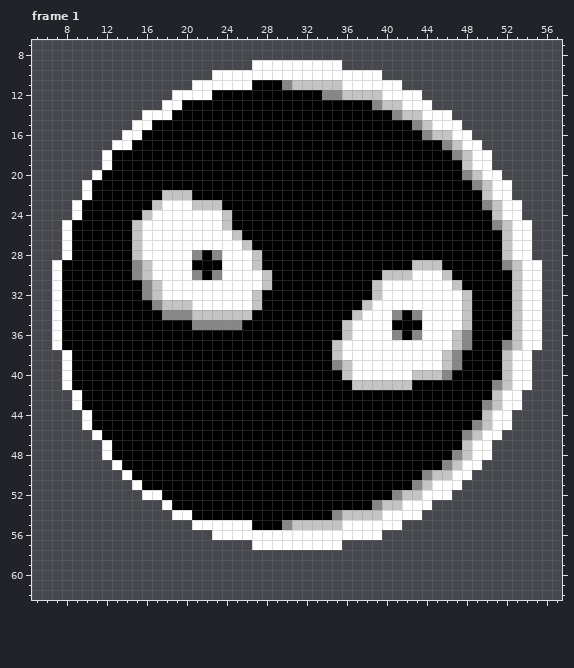
Two versions of one pixel-art file, Assets/Sprites/Enemy Popper/Enemy Popper.aseprite. Above: the version before the commit.
64x64 pixels, 3 frames. Shown: frame 1: x 5..57, y 7..62.
After the commit:
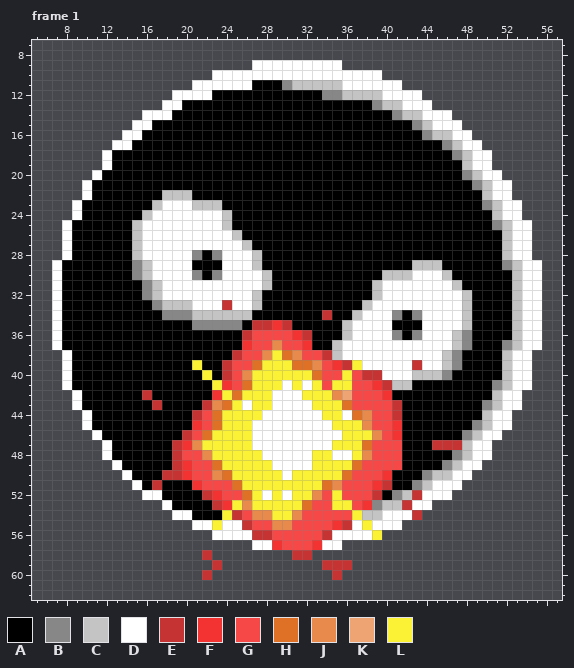
Palette (. is transparent): A #000000  B #878787  C #c4c4c4  D #ffffff  E #c63333  F #f33232  G #f74848  H #df7126  J #e78a4c  K #efa573  L #fbf236
Commit message: Built the Popper Behavior
Edits made:
layer "Boom/Layer 4" added
Changed rows in their new state; - is an unchanged pixel.
Frame 1, layer "Boom/Layer 4":
first column x 16:
33 --------E-----------------------
34 ------------------E-------------
35 -----------EEFE-----------------
36 ----------EGGGGFE---------------
37 ----------FGGJGGF---------------
38 ---------EGGJLHJGGE-------------
39 -----L--EGGHLLLHHJGFEL-----E----
40 ------L-EGJLLLLLLHGGLGEE--------
41 -------LFGHLLLDLDLGLLGGFE-------
42 E------FLHLLLDDDLLLJKGGGF-------
43 -E----EJHLDLLDDDDLLLHGGGGE------
44 -----EGHLLLLDDDDDDLLDHJGGE------
45 -----FGHLLLDDDDDDDDLLLJGGF------
46 ----EGHLLLLDDDDDDDDDLLLJGF------
47 ---EFJLLLLLDDDDDDDDLLLHGGG---EEE
48 ---EGGJLLLLLDDDDDLLDDLJGGG------
49 ---EFGGHLLLLLDDDDLLLLHGGGG------
50 --EEFGGJHLLLLLDLLLLLHGGGF-------
51 -E---FGGGHLLLLLLLLHJGGGFE-------
52 ------EFGGHLDLDLLJGLGGGE---E----
53 -------EFLJLLLLLHGGLLGF---E-----
54 --------LEGJJLLJGGGGGL-----E----
55 -------L--EGGJJGGGGFE-L---------
56 -----------EEGGGGGE----L--------
57 -------------FGGGF--------------
58 ------E--------EE---------------
59 -------E----------EEE-----------
60 ------E------------E------------
Where, in picture pixels (left, top, right, bottom), the same in both pictures:
changed: (142, 300, 462, 580)
